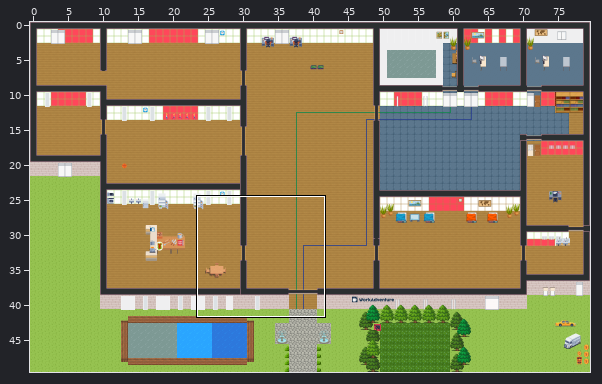
Two states of a Tiled map (JSON), mapShaka.tmj. The first picture is a wide view before the edit; the outline marks the close-up.
Close-up. Before:
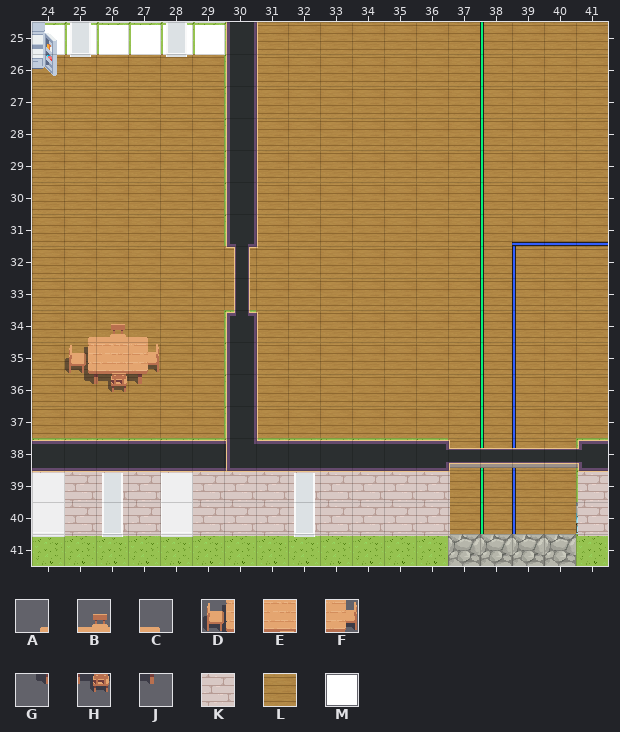
Cells are 32x32 px. Shown: x 24..41, y 25..41. The commit also changed other parts of the map, which this record leaves out.
Key: from "Divers": A 297, B 298, C 299, D 311, E 312, F 313, G 325, H 326, J 327; from "WA_Room_Builder": K 310, L 355; from "WA_User_Interface": M 1.
_ is an empty cell, # one hidden under a higher layer.
Layers that did not change in this view are not listed.
Layer "floor/Sols Interieurs" before, first column x 24:
25 _______LLLLLLLLLLL
26 LLLLLL_LLLLLLLLLLL
27 LLLLLL_LLLLLLLLLLL
28 LLLLLL_LLLLLLLLLLL
29 LLLLLL_LLLLLLLLLLL
30 LLLLLL_LLLLLLLLLLL
31 LLLLLL_LLLLLLLLLLL
32 LLLLLLLLLLLLLLLLLL
33 LLLLLLLLLLLLLLLLLL
34 LLLLLL_LLLLLLLLLLL
35 LL#LLL_LLLLLLLLLLL
36 LLLLLL_LLLLLLLLLLL
37 LLLLLL_LLLLLLLLLLL
38 _____________LLLL_
39 __________________
40 __________________
41 __________________
Layer "walls Brique" before, first column x 24:
25 MMMMMM____________
26 __________________
27 __________________
28 __________________
29 __________________
30 __________________
31 __________________
32 __________________
33 __________________
34 __________________
35 __________________
36 __________________
37 __________________
38 __________________
39 KKKKKKKKKKKKK____K
40 KKKKKKKKKKKKK____K
41 __________________
Layer "Plantes et Deco" before, first column x 24:
25 __________________
26 __________________
27 __________________
28 __________________
29 __________________
30 __________________
31 __________________
32 __________________
33 __________________
34 _ABC______________
35 _DEF______________
36 _GHJ______________
37 __________________
38 __________________
39 __________________
40 __________________
41 __________________
After the commit:
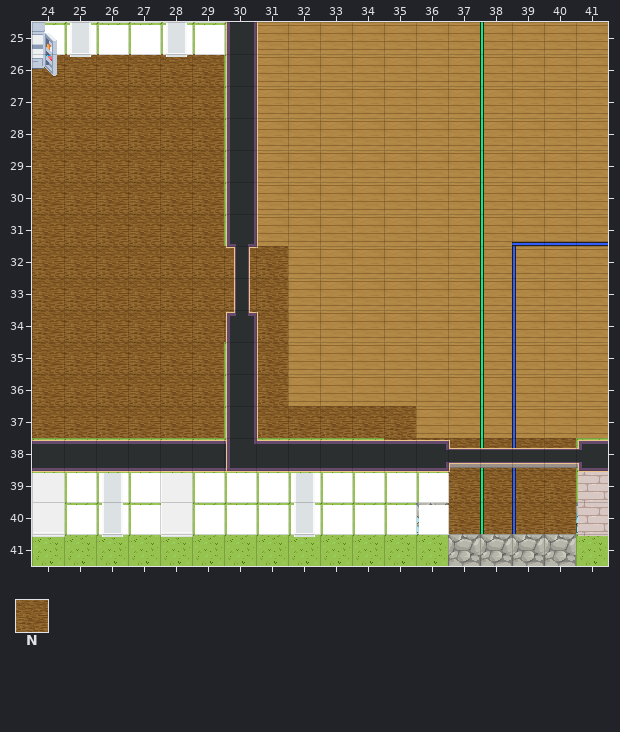
Further tiles: from "WA_Room_Builder": N 352.
Changes in this commit:
Layer "floor/Sols Interieurs":
Tile N is added in row 35 at x 26.
Tile N replaces tile L in rows 26 to 31 at x 24 to 29; in rows 32 to 33 at x 24 to 31; in row 34 at x 24 to 29 and 31; in row 35 at x 24 to 25, 27 to 29 and 31; in row 36 at x 24 to 29 and 31; in row 37 at x 24 to 29 and 31 to 35.
Tile N replaces tile L in row 38 at x 37 to 40.
Tile N is added in row 34 at x 30; in row 38 at x 35 to 36; in rows 39 to 40 at x 37 to 40.
Layer "walls Brique":
Tile M replaces tile K in rows 39 to 40 at x 24 to 36.
Layer "Plantes et Deco":
The author cleared tile A in row 34 at x 25.
The author cleared tile B in row 34 at x 26.
The author cleared tile C in row 34 at x 27.
The author cleared tile D in row 35 at x 25.
The author cleared tile E in row 35 at x 26.
The author cleared tile F in row 35 at x 27.
The author cleared tile G in row 36 at x 25.
The author cleared tile H in row 36 at x 26.
The author cleared tile J in row 36 at x 27.
